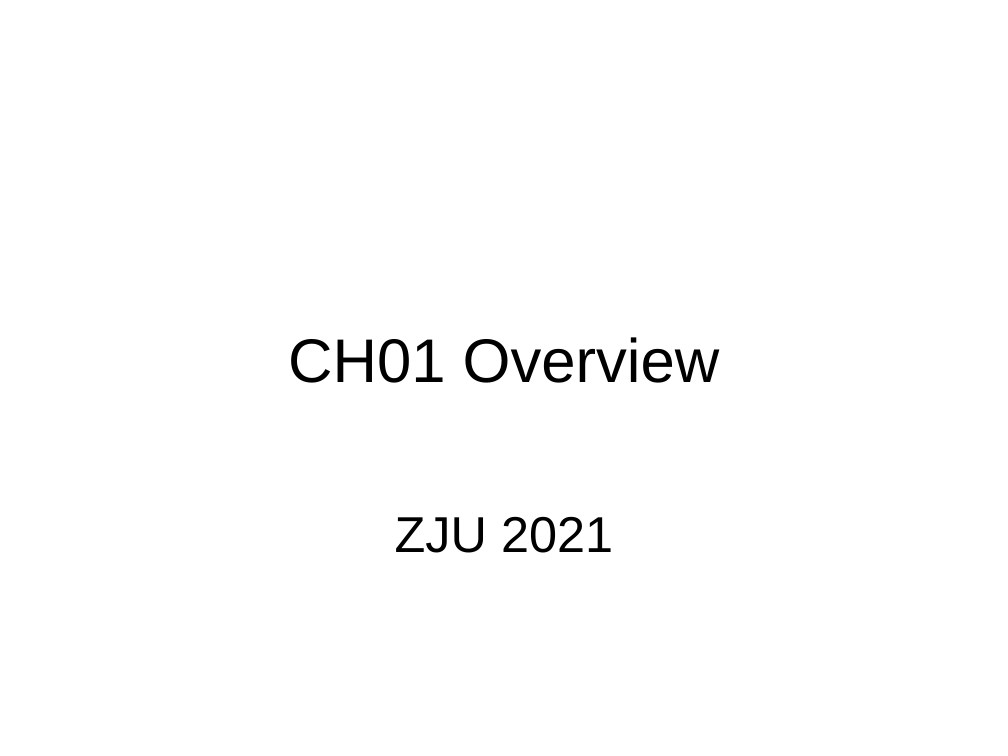
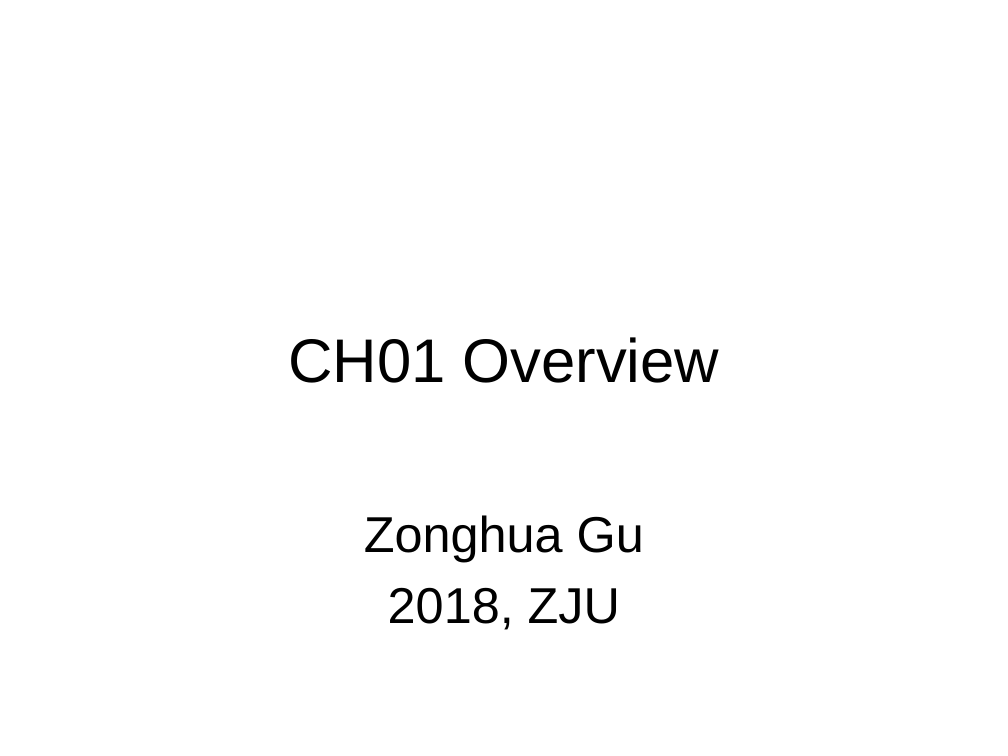
Before and after one commit to gulaoshi/gu.github.io, a slide deck: slide 1 of InfoSec/PPTs/L1-CH01-Overview.pptx. Drawn at 1008x756 pixels with LibreOffice and Linux fonts; fonts in the diff are those of the drawing. Boxes give left, top, right and bottom in pixels: in the first picture for what was removed or moved away, otherwise in the second. Text is boxed around its words. In the diff, an @@ line names an element or a change of style, - is before the commit and + after.

Commit message:
update ppt y

```diff
--- a/InfoSec/PPTs/L1-CH01-Overview.pptx
+++ b/InfoSec/PPTs/L1-CH01-Overview.pptx
@@ subtitle at (364, 515, 644, 630): text changed @@
-ZJU 2021
+Zonghua Gu
+2018, ZJU
```
Also in this commit, not shown: 14 other files.
